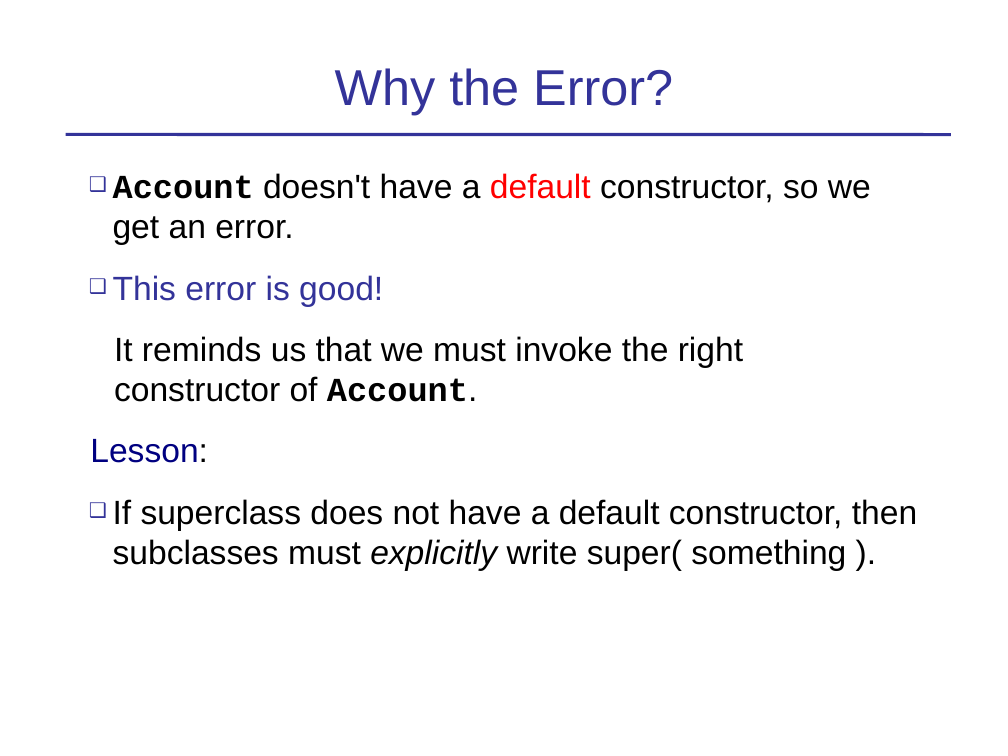
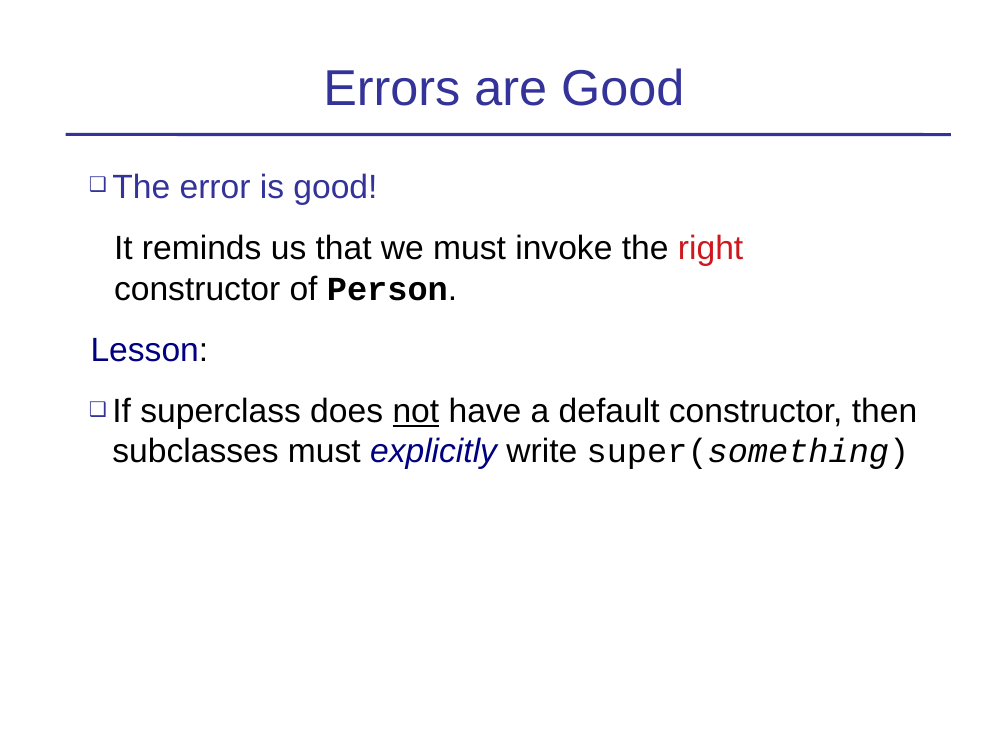
Before and after one commit to skeoop/skeoop.github.io, a slide deck: slide 24 of oop/Inheritance-Basics.ppt (slide 20 before the commit). Drawn at 1008x756 pixels with LibreOffice and Linux fonts; fonts in the diff are those of the drawing. Boxes give left, top, right and bottom in pixels: in the first picture for what was removed or moved away, otherwise in the second. Text is boxed around its words. In the diff, an @@ line names an element or a change of style, - is before the commit and + after.

```diff
--- a/oop/Inheritance-Basics.ppt
+++ b/oop/Inheritance-Basics.ppt
@@ title at (323,68,684,106): text changed @@
-Why the Error?
+Errors are Good
@@ text at (112,173,743,301): text changed @@
-❑ Account doesn't have a default constructor, so we get an error.
-❑ This error is good!
-It reminds us that we must invoke the right constructor of Account.
+❑ The error is good!
+It reminds us that we must invoke the right constructor of Person.
@@ text at (112,397,917,469): text changed @@
-❑ If superclass does not have a default constructor, then subclasses must explicitly write super( something ).
+❑ If superclass does not have a default constructor, then subclasses must explicitly write super(something)
```
Also in this commit, not shown: 11 other slides changed, 5 slides added, 13 other files.
